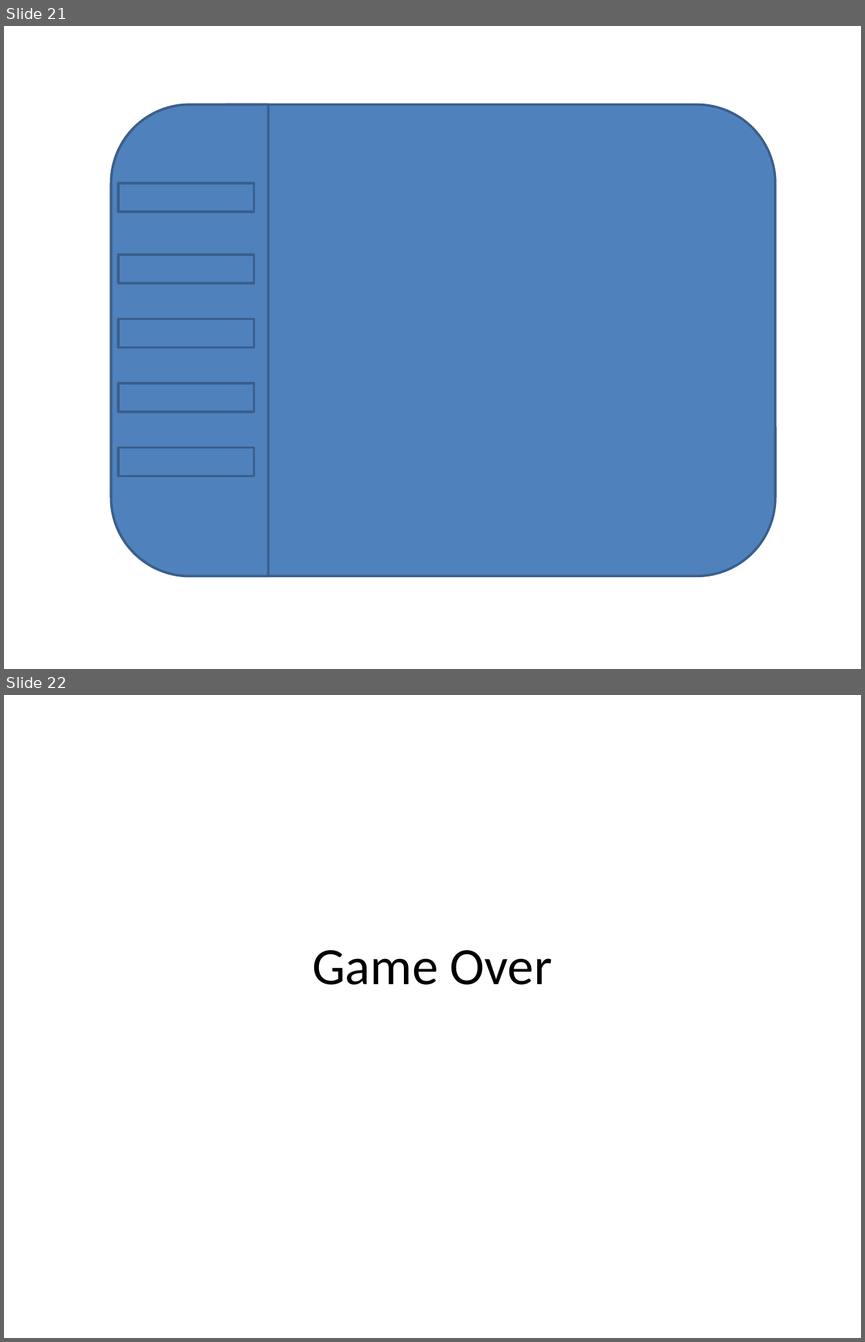
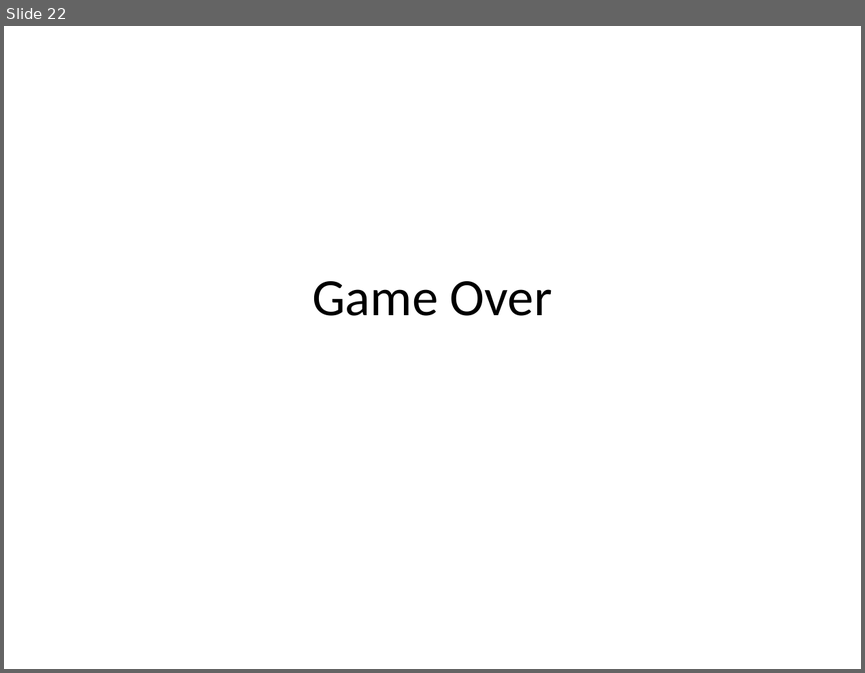
Before and after one commit to jsdodgers/Bel-Nix, a slide deck: Documents/Bel Nix Wireframes.pptx. Shown one above the other, each under a label of ours: slides 21 and 22 before the commit, slide 22 after it. The pictures are 865x1342 and 865x673 pixels, drawn with LibreOffice and Linux fonts; fonts in the diff are those of the drawing. Boxes give left, top, right and bottom in pixels: in the first picture for what was removed or moved away, otherwise in the second. Text is boxed around its words. In the diff, an @@ line names an element or a change of style, - is before the commit and + after.

```diff
--- a/Documents/Bel Nix Wireframes.pptx
+++ b/Documents/Bel Nix Wireframes.pptx
@@ slide 21 removed at [4, 26, 861, 669], background #FFFFFF @@
@@ rounded rectangle removed at [111, 105, 775, 576] @@
@@ round same rect removed at [111, 104, 269, 575] @@
@@ rectangle removed at [118, 183, 254, 211] @@
@@ rectangle removed at [118, 254, 254, 283] @@
@@ rectangle removed at [118, 319, 254, 347] @@
@@ rectangle removed at [118, 383, 254, 412] @@
@@ rectangle removed at [118, 448, 254, 476] @@
```
Also in this commit, not shown: 1 slide changed, 2 slides added, 3 other slides removed, 8 other files.
